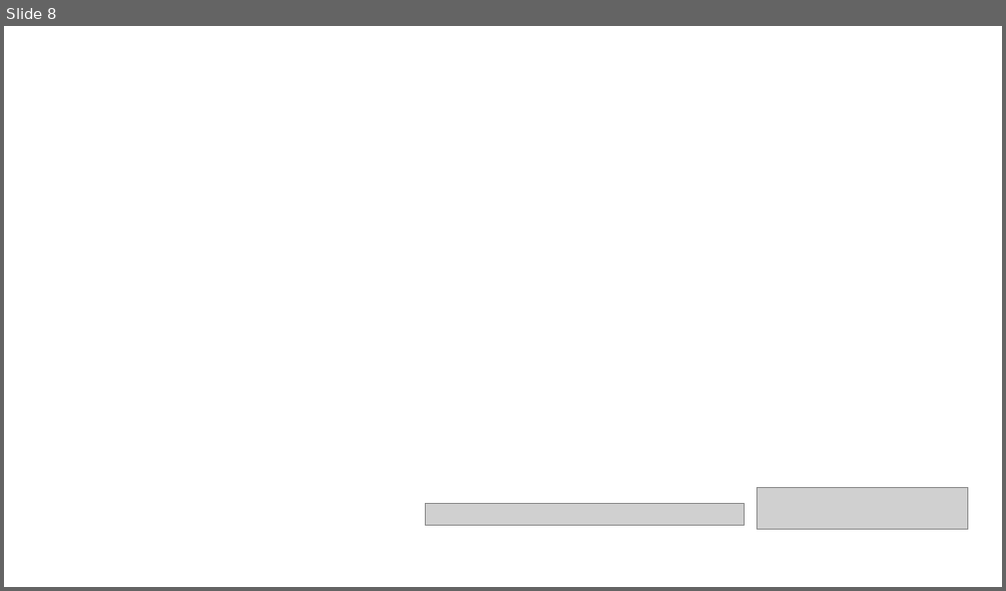
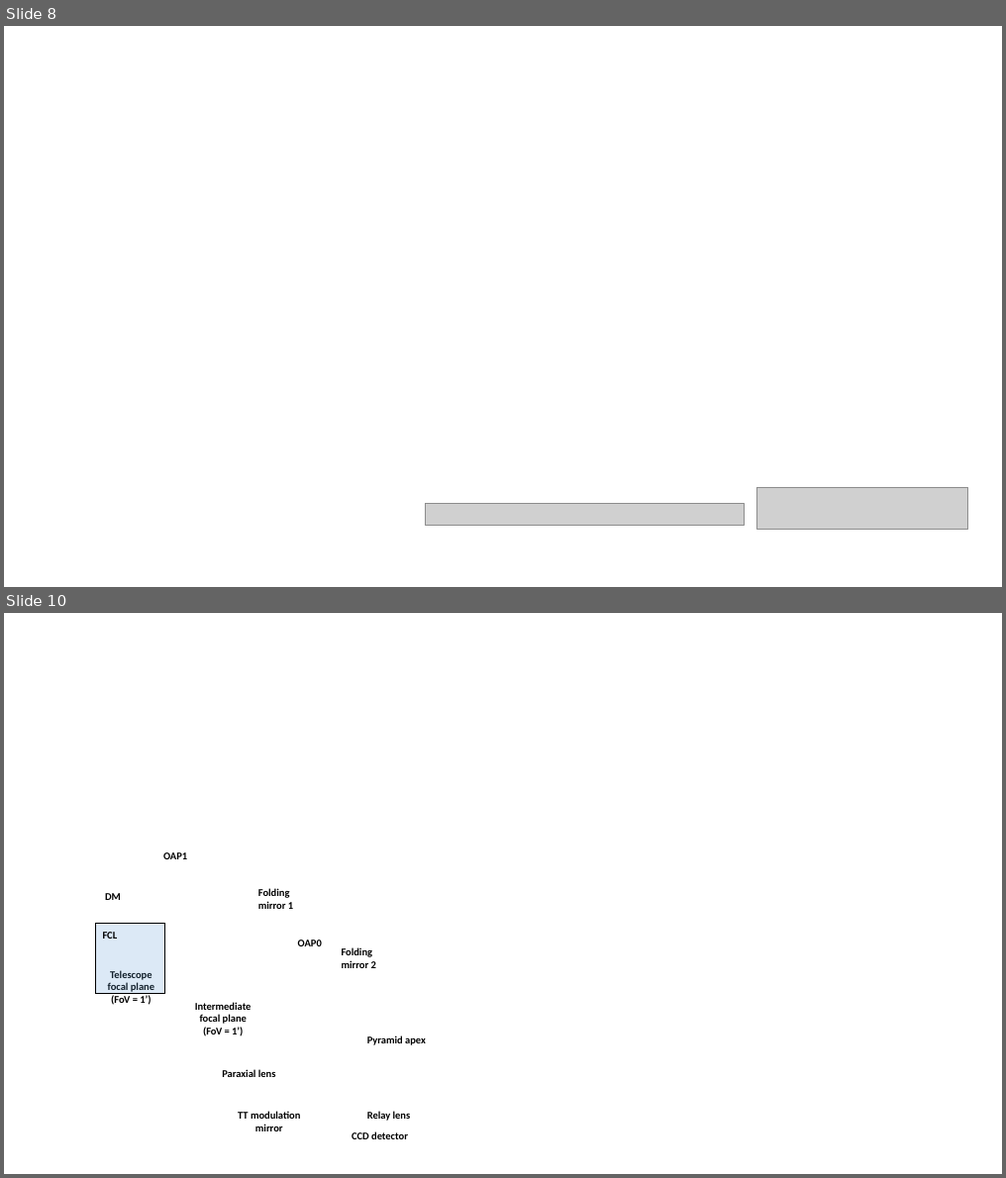
Before and after one commit to AudreyBouxin/AO_DESIGN, a slide deck: 20180518_AO_design_report/images/images_sketch.pptx. Shown one above the other, each under a label of ours: slide 8 before the commit, slides 8 and 10 after it; the slides between them are not shown. The pictures are 1006x591 and 1006x1178 pixels, drawn with LibreOffice and Linux fonts; fonts in the diff are those of the drawing; grey boxes stand for pictures; background and template pictures are left out. Boxes give left, top, right and bottom in pixels: in the first picture for what was removed or moved away, otherwise in the second. Text is boxed around its words. In the diff, an @@ line names an element or a change of style, - is before the commit and + after.

Commit message:
Design up to the CCD with fold mirror
Final design of the optics bending the beam before the pyramid apex to save space.
XYZ stage for the WFS path so place it in a movable box (shoe box)

```diff
--- a/20180518_AO_design_report/images/images_sketch.pptx
+++ b/20180518_AO_design_report/images/images_sketch.pptx
@@ slide 10 added at (4, 613, 1002, 1174), background picture (left out) @@
@@ text added at (163, 853, 187, 860), 10 pt, text #000000, bold @@
+OAP1
@@ text added at (105, 893, 121, 900), 10 pt, text #000000, bold @@
+DM
@@ text added at (258, 888, 293, 909), 10 pt, text #000000, bold @@
+Folding
+mirror 1
@@ rectangle added at (95, 924, 165, 994), fill #5B9BD5 at 21% opacity, outline #000000 1 pt @@
@@ text added at (103, 932, 118, 939), 10 pt, text #000000, bold @@
+FCL
@@ text added at (298, 940, 322, 947), 10 pt, text #000000, bold @@
+OAP0
@@ text added at (342, 948, 376, 968), 10 pt, text #000000, bold @@
+Folding
+mirror 2
@@ text added at (108, 970, 154, 1005), 10 pt, text #000000, bold @@
+Telescope
+focal plane
+(FoV = 1’)
@@ text added at (195, 1002, 252, 1037), 10 pt, text #000000, bold @@
+Intermediate
+focal plane
+(FoV = 1’)
@@ text added at (367, 1036, 426, 1046), 10 pt, text #000000, bold @@
+Pyramid apex
@@ text added at (222, 1069, 276, 1077), 10 pt, text #000000, bold @@
+Paraxial lens
@@ text added at (238, 1111, 300, 1132), 10 pt, text #000000, bold @@
+TT modulation
+mirror
@@ text added at (367, 1111, 411, 1121), 10 pt, text #000000, bold @@
+Relay lens
@@ text added at (351, 1132, 408, 1140), 10 pt, text #000000, bold @@
+CCD detector
```
Also in this commit, not shown: 1 other slide added, 15 other files.
